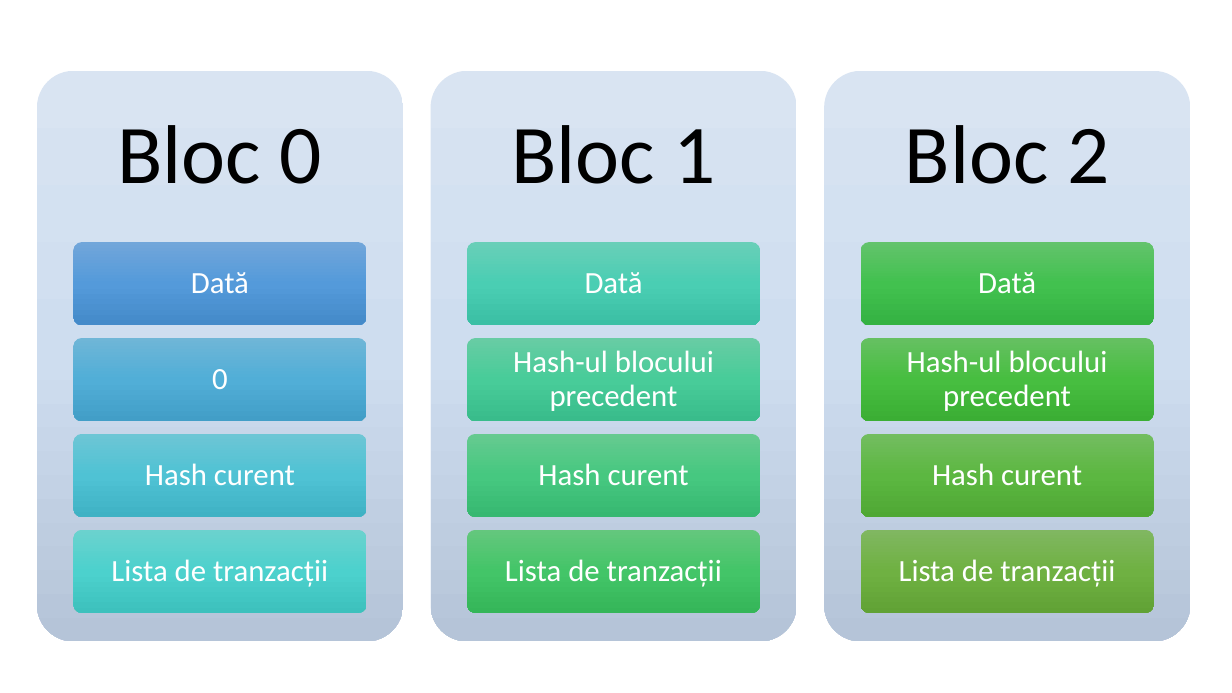
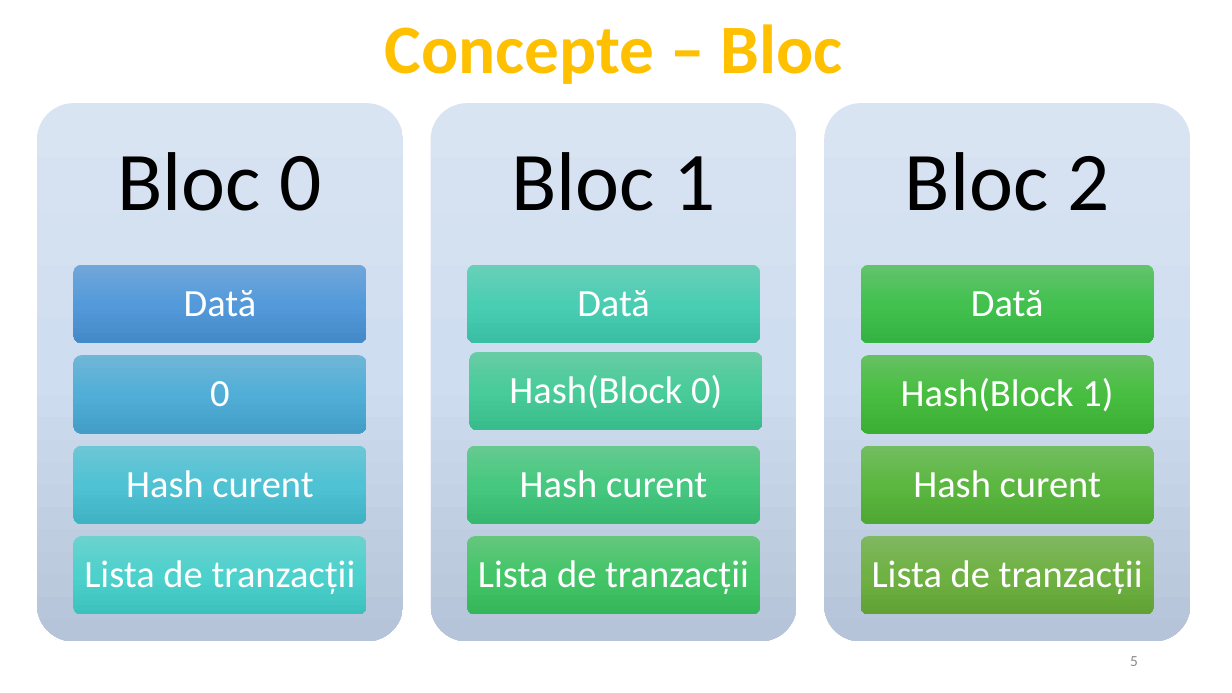
Before and after one commit to AlenaHa/Bachelor-Thesis, a slide deck: slide 5 of Licenta2018HardonElena/Blockchain usage in secured voting.pptx (slide 4 before the commit). Drawn at 1232x693 pixels with LibreOffice and Linux fonts; fonts in the diff are those of the drawing. Boxes give left, top, right and bottom in pixels: in the first picture for what was removed or moved away, otherwise in the second. Text is boxed around its words. In the diff, an @@ line names an element or a change of style, - is before the commit and + after.

```diff
--- a/Licenta2018HardonElena/Blockchain usage in secured voting.pptx
+++ b/Licenta2018HardonElena/Blockchain usage in secured voting.pptx
@@ text added at [385,24,842,84], 54 pt, text #FFC000, bold @@
+Concepte – Bloc
@@ text "Bloc 0": place and size @@
-text "Bloc 0" at [117,125,322,184]
+text "Bloc 0" at [117,152,322,211]
@@ rounded rectangle: place and size @@
-rounded rectangle at [37,71,403,641]
+rounded rectangle at [37,104,403,642]
@@ text "Bloc 1": place and size @@
-text "Bloc 1" at [511,125,716,184]
+text "Bloc 1" at [511,152,716,211]
@@ rounded rectangle: place and size @@
-rounded rectangle at [431,71,797,641]
+rounded rectangle at [431,104,797,642]
@@ text "Bloc 2": place and size @@
-text "Bloc 2" at [905,125,1109,184]
+text "Bloc 2" at [905,152,1109,211]
@@ rounded rectangle: place and size @@
-rounded rectangle at [824,71,1190,641]
+rounded rectangle at [824,104,1190,642]
@@ rounded rectangle: place and size @@
-rounded rectangle at [74,242,367,325]
+rounded rectangle at [74,264,367,343]
@@ text "Dată": place and size @@
-text "Dată" at [191,272,249,293]
+text "Dată" at [184,290,257,316]
@@ rounded rectangle: place and size @@
-rounded rectangle at [468,242,761,325]
+rounded rectangle at [468,264,761,343]
@@ text "Dată": place and size @@
-text "Dată" at [585,272,643,293]
+text "Dată" at [577,290,650,316]
@@ rounded rectangle: place and size @@
-rounded rectangle at [861,242,1154,325]
+rounded rectangle at [861,264,1154,343]
@@ size 24 to 30 pt; more space between paragraphs in 10 elements at [84,560,356,594], [478,560,749,594], [872,560,1143,594], [126,470,313,497], [520,470,707,497], [913,470,1101,497], [210,381,229,406], [184,290,257,316], [577,290,650,316], [971,290,1044,316] @@
@@ text "Dată": place and size @@
-text "Dată" at [978,272,1036,293]
+text "Dată" at [971,290,1044,316]
@@ rounded rectangle: place and size @@
-rounded rectangle at [74,338,367,421]
+rounded rectangle at [74,355,367,433]
@@ text "0": place and size @@
-text "0" at [212,369,228,389]
+text "0" at [210,381,229,406]
@@ rounded rectangle: place and size @@
-rounded rectangle at [468,338,761,421]
+rounded rectangle at [470,352,762,431]
@@ rounded rectangle: place and size @@
-rounded rectangle at [861,338,1154,421]
+rounded rectangle at [861,355,1154,433]
@@ text at [509,375,722,408]: text changed; size 24 to 30 pt @@
-Hash-ul blocului precedent
+Hash(Block 0)
@@ text at [901,378,1113,411]: text changed; size 24 to 30 pt @@
-Hash-ul blocului precedent
+Hash(Block 1)
@@ rounded rectangle: place and size @@
-rounded rectangle at [74,434,367,518]
+rounded rectangle at [74,445,367,524]
@@ text "Hash curent": place and size @@
-text "Hash curent" at [145,463,295,485]
+text "Hash curent" at [126,470,313,497]
@@ rounded rectangle: place and size @@
-rounded rectangle at [468,434,761,518]
+rounded rectangle at [468,445,761,524]
@@ text "Hash curent": place and size @@
-text "Hash curent" at [538,463,689,485]
+text "Hash curent" at [520,470,707,497]
@@ rounded rectangle: place and size @@
-rounded rectangle at [861,434,1154,518]
+rounded rectangle at [861,445,1154,524]
@@ text "Hash curent": place and size @@
-text "Hash curent" at [932,463,1082,485]
+text "Hash curent" at [913,470,1101,497]
@@ rounded rectangle: place and size @@
-rounded rectangle at [74,530,367,613]
+rounded rectangle at [74,536,367,615]
@@ text "Lista de tranzacții": place and size @@
-text "Lista de tranzacții" at [111,559,328,587]
+text "Lista de tranzacții" at [84,560,356,594]
@@ rounded rectangle: place and size @@
-rounded rectangle at [468,530,761,613]
+rounded rectangle at [468,536,761,615]
@@ text "Lista de tranzacții": place and size @@
-text "Lista de tranzacții" at [505,559,722,587]
+text "Lista de tranzacții" at [478,560,749,594]
@@ rounded rectangle: place and size @@
-rounded rectangle at [861,530,1154,613]
+rounded rectangle at [861,536,1154,615]
@@ text "Lista de tranzacții": place and size @@
-text "Lista de tranzacții" at [899,559,1115,587]
+text "Lista de tranzacții" at [872,560,1143,594]
@@ page number added at [1130,656,1138,666], 12 pt, text #8C8C8C @@
+5
```
Also in this commit, not shown: 7 other slides changed, 6 slides added, 2 slides removed, 1 other file.
